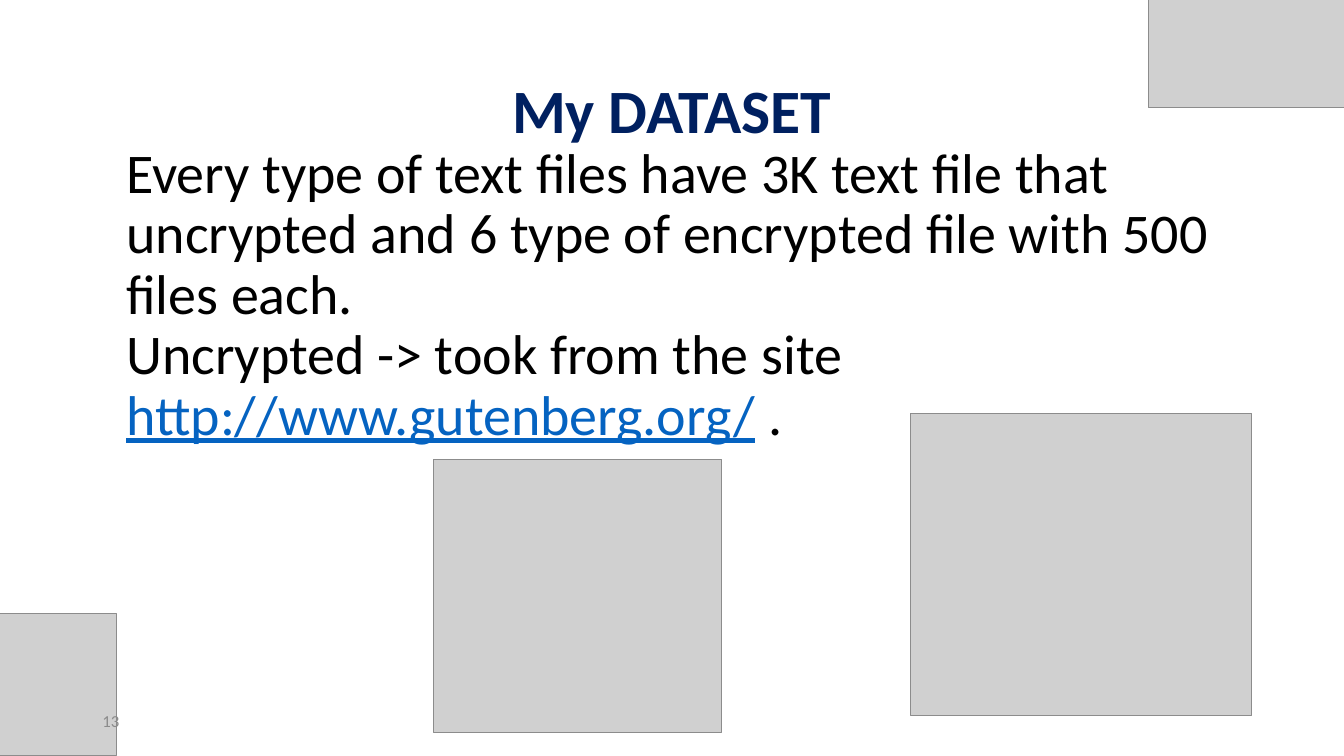
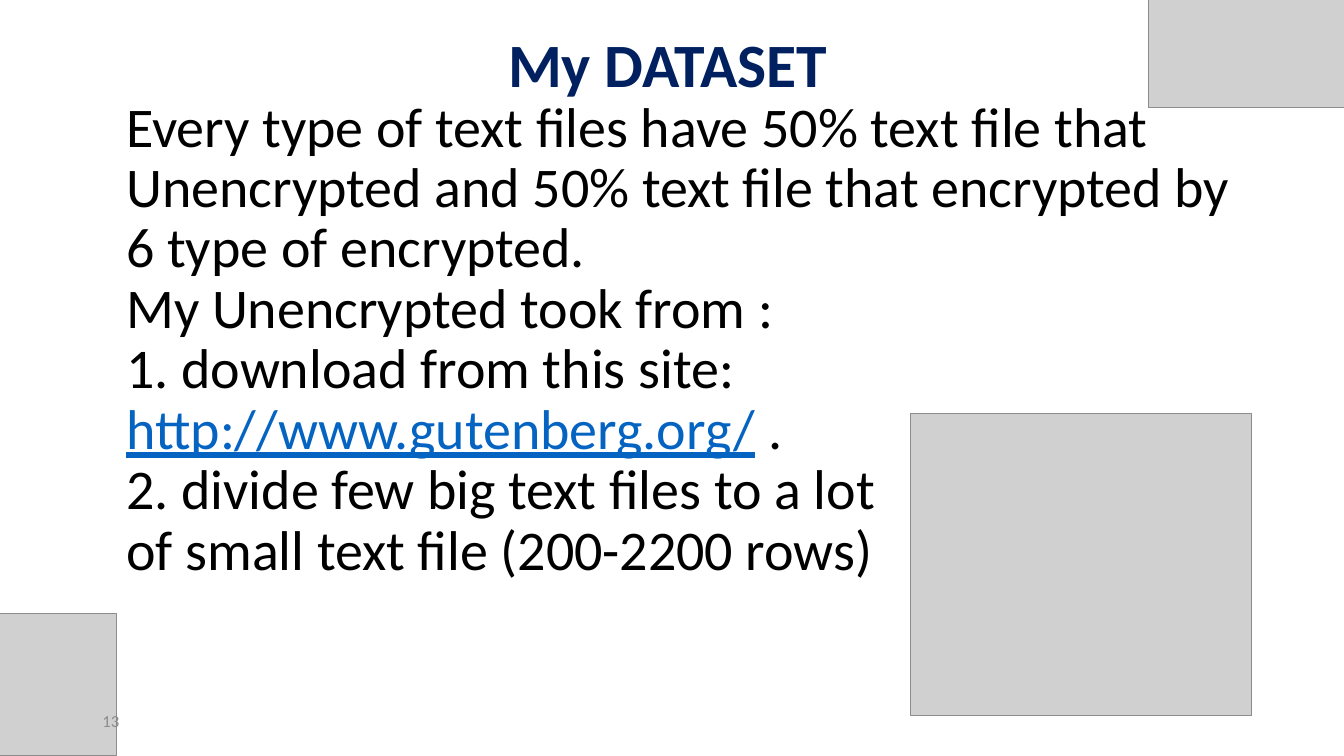
Before and after one commit to orelrahum/Ransomware_Code, a slide deck: slide 13 of Presentation.pptx. Drawn at 1344x756 pixels with LibreOffice and Linux fonts; fonts in the diff are those of the drawing; grey boxes stand for pictures. Boxes give left, top, right and bottom in pixels: in the first picture for what was removed or moved away, otherwise in the second. Text is boxed around its words. In the diff, an @@ line names an element or a change of style, - is before the commit and + after.

```diff
--- a/Presentation.pptx
+++ b/Presentation.pptx
@@ title "My DATASET": place and size @@
-title "My DATASET" at <box>512,92,831,143</box>
+title "My DATASET" at <box>508,46,827,97</box>
@@ text at <box>126,108,1228,578</box>: text changed @@
-Every type of text files have 3K text file that uncrypted and 6 type of encrypted file with 500 files each.
-Uncrypted -> took from the site http://www.gutenberg.org/ .
+Every type of text files have 50% text file that Unencrypted and 50% text file that encrypted by 6 type of encrypted.
+My Unencrypted took from :
+1. download from this site: http://www.gutenberg.org/ .
+2. divide few big text files to a lot
+of small text file (200-2200 rows)
@@ picture removed at <box>434,459,722,732</box> @@
```
Also in this commit, not shown: 8 other slides changed, 4 slides added, 1 slide removed, 19 other files.
